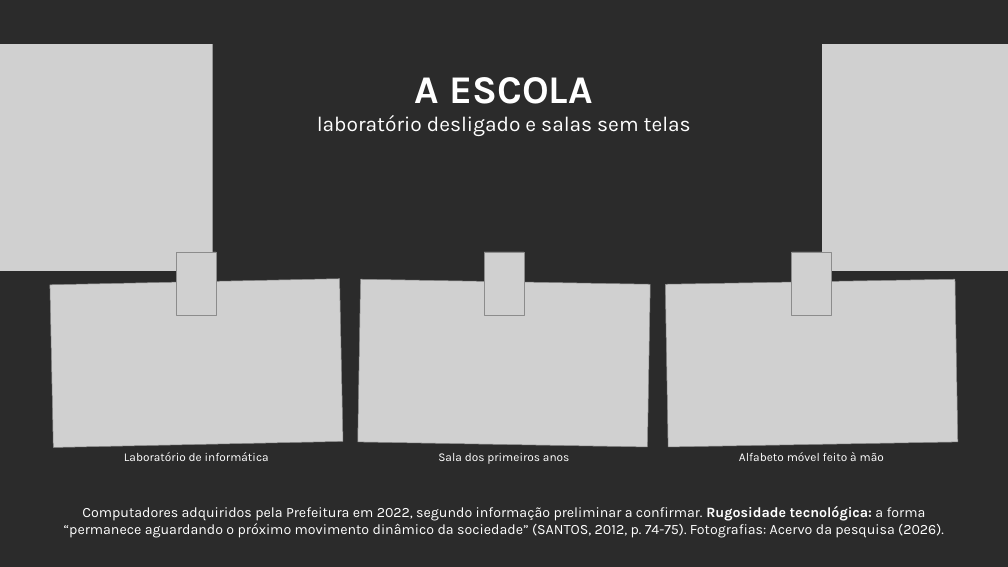
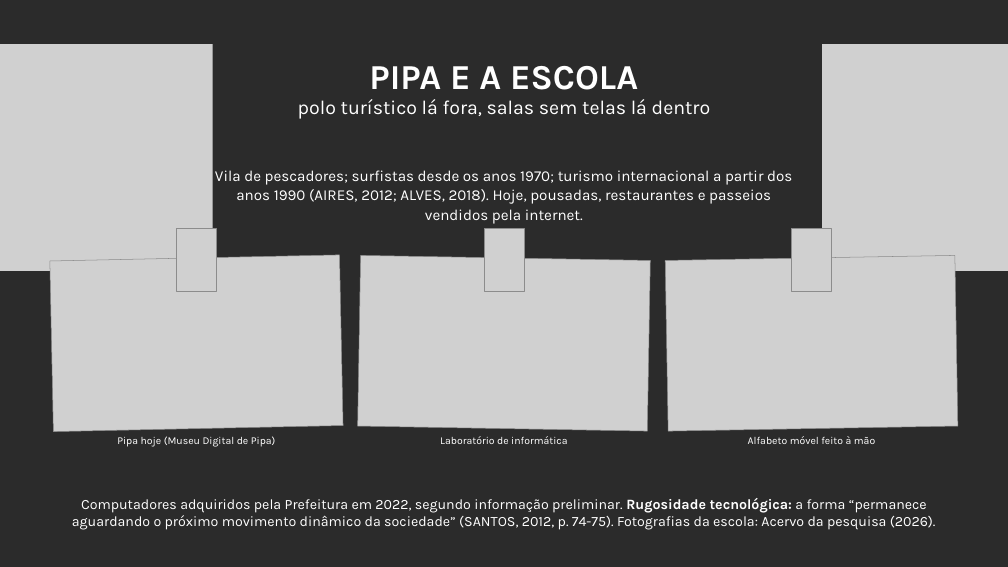
Before and after one commit to yzynya-beep/Tese, a slide deck: slide 24 of apresentacao_qualificacao/Qualificacao_PNED_Pipa.pptx (slide 26 before the commit). Drawn at 1008x567 pixels with LibreOffice and Linux fonts; fonts in the diff are those of the drawing; grey boxes stand for pictures; background and template pictures are left out; a plain dark background stands for a picture behind light text. Boxes give left, top, right and bottom in pixels: in the first picture for what was removed or moved away, otherwise in the second. Text is boxed around its words. In the diff, an @@ line names an element or a change of style, - is before the commit and + after.

```diff
--- a/apresentacao_qualificacao/Qualificacao_PNED_Pipa.pptx
+++ b/apresentacao_qualificacao/Qualificacao_PNED_Pipa.pptx
@@ text at [298, 66, 711, 119]: text changed; size 30 to 28 pt @@
-A ESCOLA
-laboratório desligado e salas sem telas
+PIPA E A ESCOLA
+polo turístico lá fora, salas sem telas lá dentro
@@ text added at [215, 170, 792, 224], 21.8 pt, text #FFFFFF @@
+Vila de pescadores; surfistas desde os anos 1970; turismo internacional a partir dos anos 1990 (AIRES, 2012; ALVES, 2018). Hoje, pousadas, restaurantes e passeios vendidos pela internet.
@@ 3 pictures: place and size @@
-3 pictures at [176, 252, 832, 316]
+3 pictures at [176, 228, 832, 292]
@@ picture added at [50, 255, 343, 432] @@
@@ picture at [358, 256, 651, 431]: rotation 358 to 1 degrees @@
@@ picture: place and size @@
-picture at [665, 279, 958, 447]
+picture at [665, 256, 958, 431]
@@ picture removed at [358, 279, 651, 447] @@
@@ text added at [117, 436, 276, 447], 15 pt, text #FFFFFF @@
+Pipa hoje (Museu Digital de Pipa)
@@ text "Laboratório de informática" at [440, 436, 567, 444]: size 17 to 15 pt @@
@@ text "Laboratório de informática": place and size @@
-text "Laboratório de informática" at [124, 452, 269, 461]
+text "Laboratório de informática" at [440, 436, 567, 444]
@@ text "Alfabeto móvel feito à mão": place and size @@
-text "Alfabeto móvel feito à mão" at [739, 452, 884, 461]
+text "Alfabeto móvel feito à mão" at [748, 436, 875, 444]
@@ text "Alfabeto móvel feito à mão" at [748, 436, 875, 444]: size 17 to 15 pt @@
@@ text removed at [438, 453, 570, 464] @@
-Sala dos primeiros anos
@@ text at [72, 498, 936, 530]: text changed @@
-Computadores adquiridos pela Prefeitura em 2022, segundo informação preliminar a confirmar. Rugosidade tecnológica: a forma “permanece aguardando o próximo movimento dinâmico da sociedade” (SANTOS, 2012, p. 74-75). Fotografias: Acervo da pesquisa (2026).
+Computadores adquiridos pela Prefeitura em 2022, segundo informação preliminar. Rugosidade tecnológica: a forma “permanece aguardando o próximo movimento dinâmico da sociedade” (SANTOS, 2012, p. 74-75). Fotografias da escola: Acervo da pesquisa (2026).
```
Also in this commit, not shown: 3 other slides changed, 2 slides removed, 3 other files.
